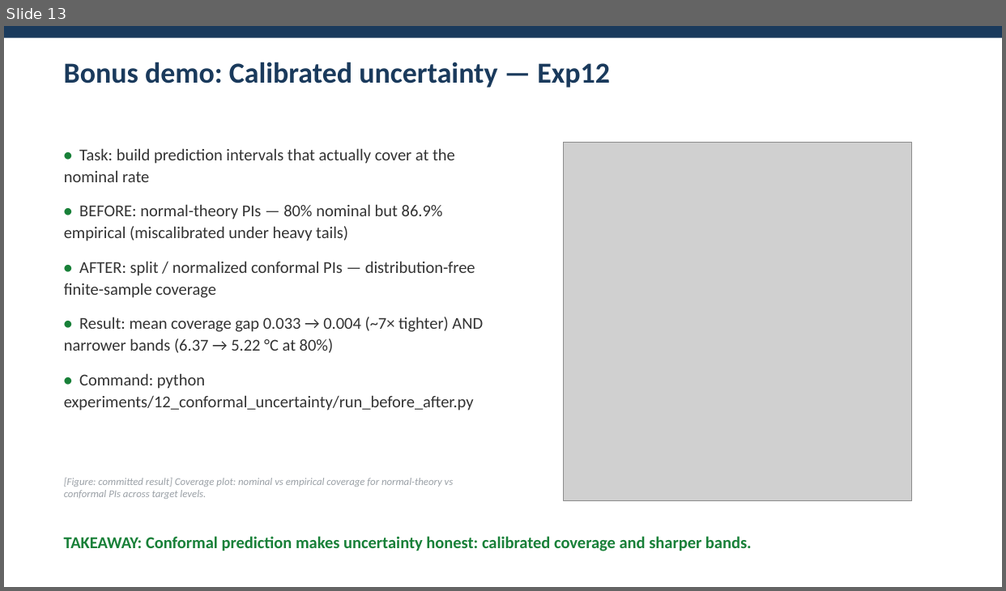
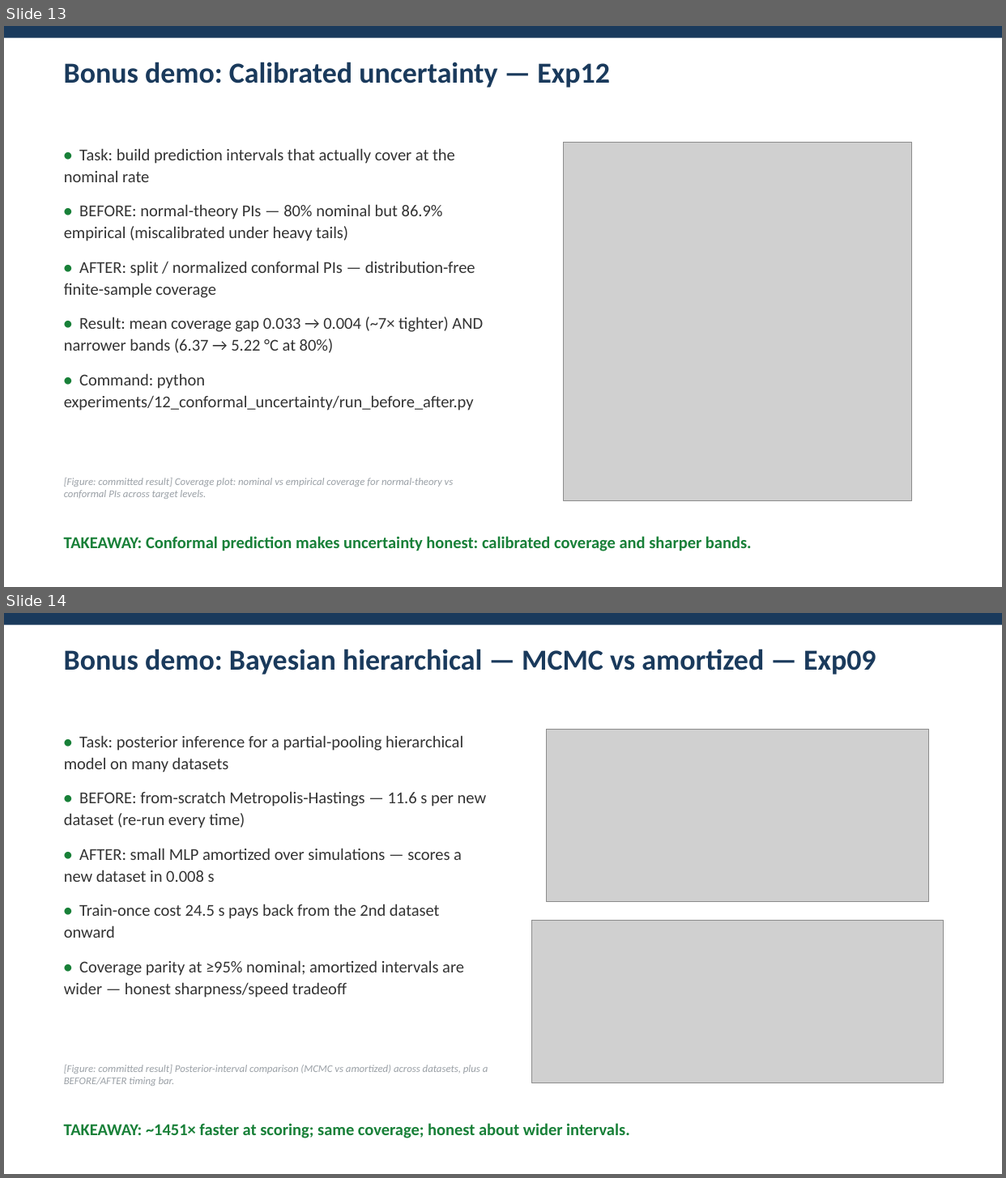
Before and after one commit to dlmastery/environment_stats_talk, a slide deck: docs/talk/deck.pptx. Shown one above the other, each under a label of ours: slide 13 before the commit, slides 13 and 14 after it. The pictures are 1006x591 and 1006x1178 pixels, drawn with LibreOffice and Linux fonts; fonts in the diff are those of the drawing; grey boxes stand for pictures. Boxes give left, top, right and bottom in pixels: in the first picture for what was removed or moved away, otherwise in the second. Text is boxed around its words. In the diff, an @@ line names an element or a change of style, - is before the commit and + after.

```diff
--- a/docs/talk/deck.pptx
+++ b/docs/talk/deck.pptx
@@ slide 14 added at bbox=[4, 613, 1002, 1174], background #FFFFFF @@
@@ rectangle added at bbox=[4, 613, 1002, 625], fill #1A3A5C @@
@@ text added at bbox=[64, 649, 876, 675], 28 pt, text #1A3A5C, bold @@
+Bonus demo: Bayesian hierarchical — MCMC vs amortized — Exp09
@@ picture added at bbox=[546, 729, 928, 902] @@
@@ text added at bbox=[64, 735, 486, 998], 16 pt, text #333333 @@
+• Task: posterior inference for a partial-pooling hierarchical model on many datasets
+• BEFORE: from-scratch Metropolis-Hastings — 11.6 s per new dataset (re-run every time)
+• AFTER: small MLP amortized over simulations — scores a new dataset in 0.008 s
+• Train-once cost 24.5 s pays back from the 2nd dataset onward
+• Coverage parity at ≥95% nominal; amortized intervals are wider — honest sharpness/speed tradeoff
@@ picture added at bbox=[532, 921, 944, 1083] @@
@@ text added at bbox=[64, 1065, 488, 1086], 10 pt, text #9AA0A6, italic @@
+[Figure: committed result] Posterior-interval comparison (MCMC vs amortized) across datasets, plus a BEFORE/AFTER timing bar.
@@ text added at bbox=[64, 1123, 630, 1139], 16 pt, text #188038, bold @@
+TAKEAWAY: ~1451× faster at scoring; same coverage; honest about wider intervals.
```
Also in this commit, not shown: 1 other slide added, 1 other file.
